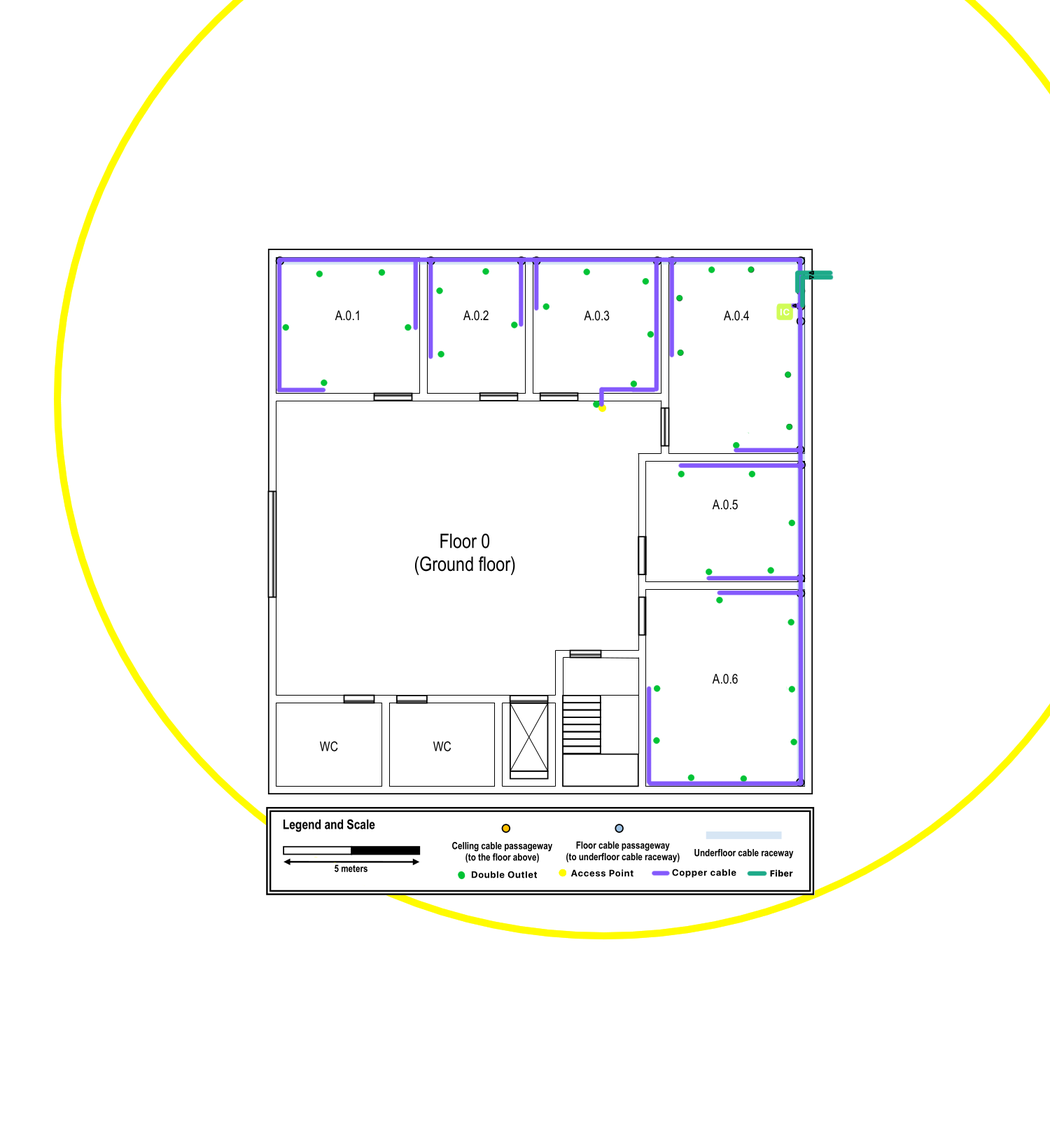
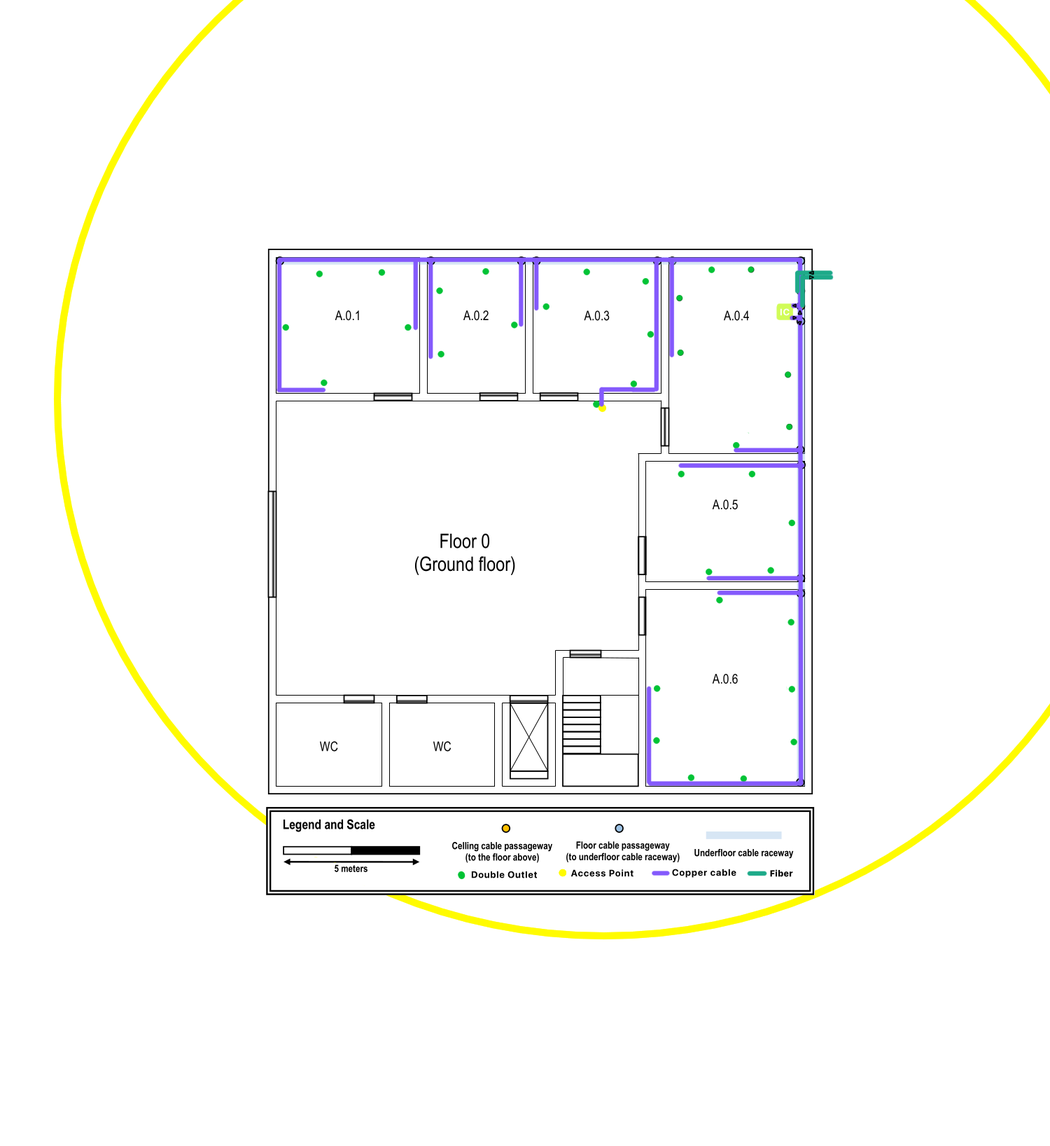
Comparing the layer stacks of the two 1050x1146 images. Changes:
painted on "Paint Layer 1" over [789, 310, 804, 326]
painted on "Fiber" over [789, 310, 804, 326]
painted on "Copper" over [789, 310, 804, 326]
painted on "Access Points" over [789, 310, 804, 326]
painted on "Outlets" over [789, 310, 804, 326]
painted on "Background" over [789, 310, 804, 326]
